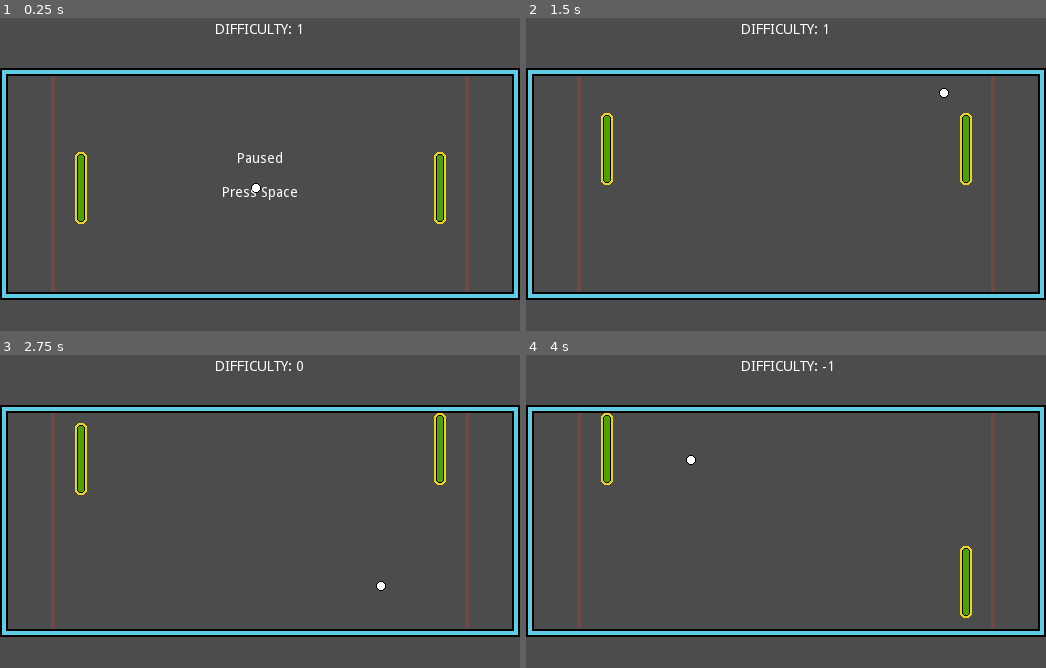
Above: before the commit, frames 1-4 (two rows, left to right).
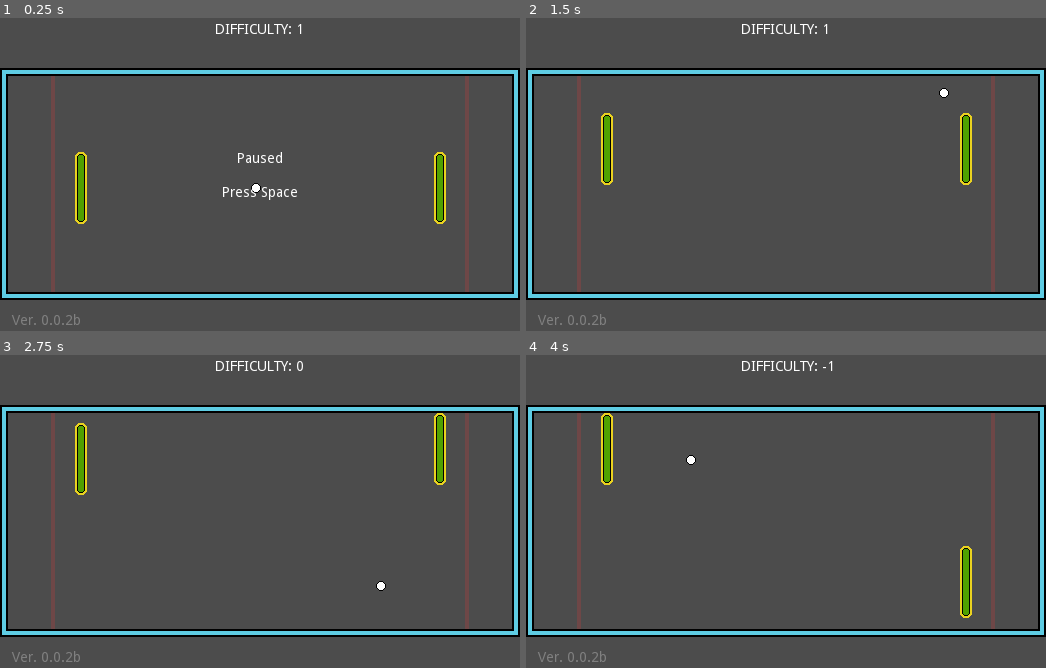
Above: after the commit, the same moments.

Repository: tkshehan/_pong
Game: Godot game, scene res://Game/Game.tscn
Two runs of this game, one before a commit and one after it. Both use one fixed random seed, a clock stepped at 60 frames per second and the inputs below. Sound files missing from this copy of the repository are replaced by a short silence.
Inputs:
- Up to frame 1 (0.25 s): no input
- Up to frame 2 (1.5 s): tap Space (pause) at 0.5 s; hold Up (move_up) 0.53-1.28 s; hold Down (move_down) from 1.28 s (still down)
- Up to frame 3 (2.75 s): release Down (move_down) at 2.03 s; hold Up (move_up) from 2.03 s (still down)
- Up to frame 4 (4 s): release Up (move_up) at 3.53 s; hold Down (move_down) from 3.53 s (still down)

The runs differ from the first frame. In frame 1, 0.1% of the frame differs, in the area x 2-16%, y 94-99%; in frame 2, 0.1%; in frame 3, 0.1%; in frame 4, 0.1%.

Commit message:
add version number in game

Diff:
--- a/Game/Game.tscn
+++ b/Game/Game.tscn
@@ -203,6 +203,17 @@
 [node name="RoundTimer" type="Timer" parent="."]
 wait_time = 2.0
 one_shot = true
+
+[node name="Label" type="Label" parent="."]
+margin_left = 12.0
+margin_top = 286.0
+margin_right = 52.0
+margin_bottom = 300.0
+custom_colors/font_color = Color( 1, 1, 1, 0.290196 )
+text = "Ver. 0.0.2b"
+__meta__ = {
+"_edit_use_anchors_": false
+}
 [connection signal="goal" from="Goal_L/Net_L" to="." method="_on_Net_L_goal"]
 [connection signal="goal" from="Goal_R/Net_R" to="." method="_on_Net_R_goal"]
 [connection signal="timeout" from="RoundTimer" to="." method="_on_RoundTimer_timeout"]
Not shown, changed: README.md
